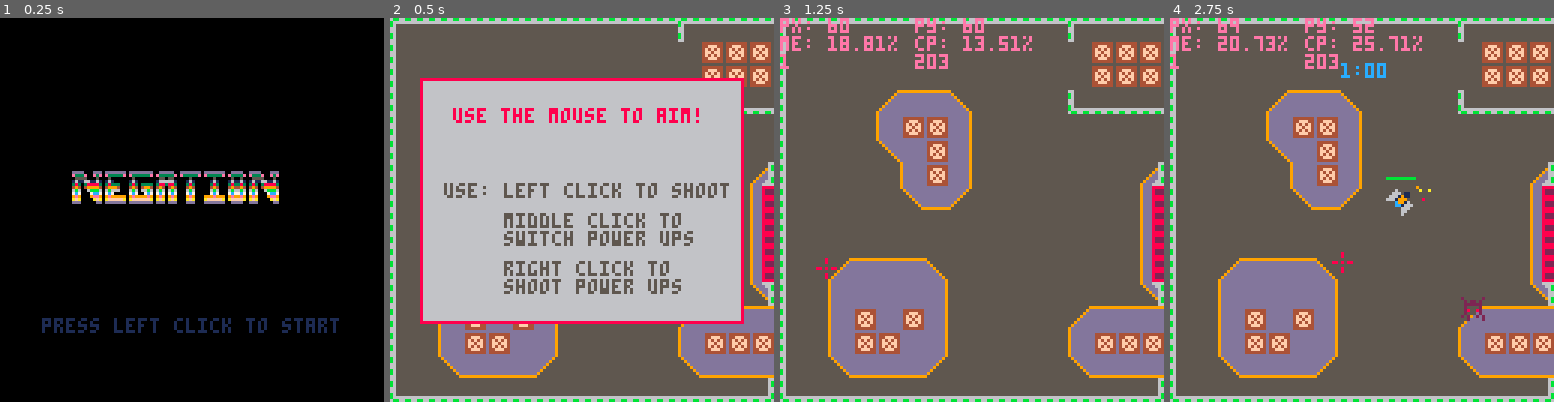
Above: before the commit, frames 1-4 (left to right).
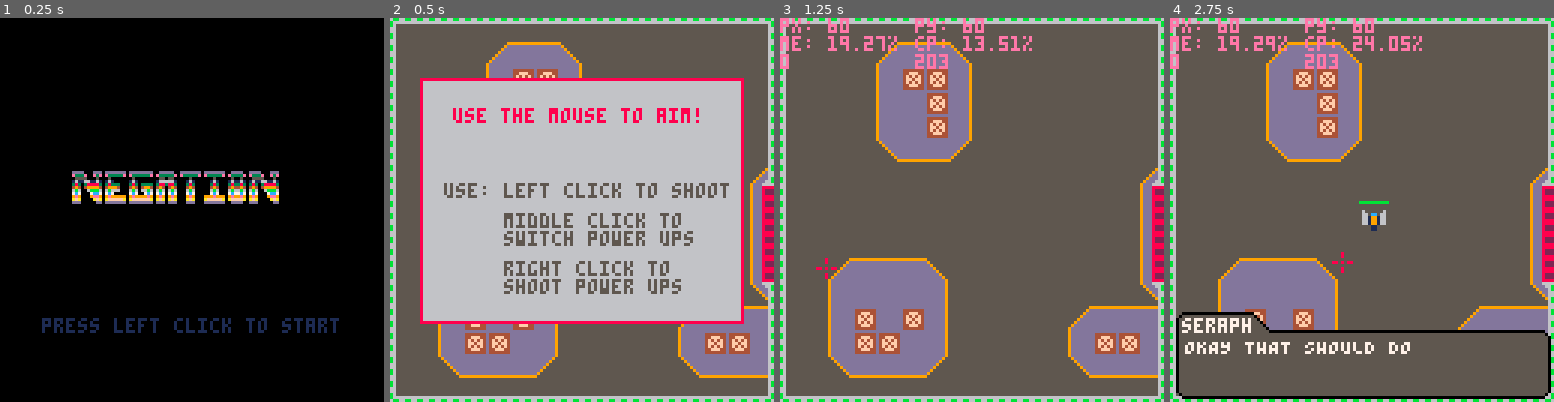
Above: after the commit, the same moments.

Repository: kbrewington/Negation
Game: PICO-8 cartridge negation.p8
Same seed, same stepped clock (60 frames per second), same inputs: the game is played once before the commit and once after it.
Inputs (mouse positions are in pixels of both pictures, inside the frame that each line leads up to):
- Up to frame 1 (0.25 s): no input
- Up to frame 2 (0.5 s): tap X (X key) at 0.33 s
- Up to frame 3 (1.25 s): click (1060, 121) at 0.67 s; tap O (Z key) at 0.7 s; tap X (X key) at 1.07 s; click (826, 267) at 1.22 s
- Up to frame 4 (2.75 s): hold Right 1.6-2.1 s; tap O (Z key) at 1.7, 2.1, 2.5 s; click (1277, 114) at 1.77 s; tap X (X key) at 1.85 s; hold Up 2.15-2.42 s; click (1342, 259) at 2.32 s; hold Right from 2.47 s (still down)

Frame 1 is identical in both runs. In frame 2, 4.7% of the frame differs, in the area x 25-100%, y 0-94%; in frame 3, 9.6%; in frame 4, 19%, in the area x 0-100%, y 0-100%.

Commit message:
Added dialog. Added 6th level. Added to be continued. Map pond smaller.

Diff:
--- a/negation.p8
+++ b/negation.p8
@@ -17,7 +17,7 @@
 player_shield = 0
 player_speed = 1
 player_angle = 0
-player_fire_rate = .75
+player_fire_rate = .1
 player_killed = 0
 player_tokens = 0
 
@@ -118,8 +118,8 @@
   if stat(1) > 1 then cpucolor = 8 end --means we're not using all 30 draws (bad)
   print("cp: " ..round(stat(1)*100, 2) .. "%", 45, 6, cpucolor)
 
-  print(""..mget((stat(32) - 3)/8 + level_x, (stat(33) - 3)/8) + level_y, 45, 12, debug_color)
-  print(level_lvl, 0, 12, debug_color)
+  print(mget((player.x + 12) / 8, (player.y + 4) / 8), 45, 12, debug_color)
+  print(fget(mget((player.x + 12) / 8, (player.y + 4) / 8)), 0, 12, debug_color)
 
   print("", 0, 18, debug_color)
   print("", 45, 18, debug_color)
@@ -135,10 +135,7 @@
   init_tele_anim(player)
   yield()
 
-  seraph.text = "ready to get to work?"
-  yield()
-
-  seraph.text = "i see a door. give me a minuteand i'll get it open."
+  seraph.text = "I SEE A DOOR. GIVE ME A MINUTEAND I'LL GET IT OPEN."
   yield()
 
   fill_enemy_table(1, 65)
@@ -147,17 +144,15 @@
 
   kill_all_enemies(true)
   wait.timer = false
-  seraph.text = "okay that should do...*static*incom-*static* b-*static*..."
-  --music(-1,300)
-  yield()
-
-  init_tele_anim(boss(60, 60, 128, 3, 40))
+  seraph.text = "OKAY THAT SHOULD DO...*static*INCOM-*static* B-*static*..."
+  yield()
+
+  init_tele_anim(boss(60, 60, 128, 1, 40))
   --music(3)
   yield()
 
   kill_all_enemies(true)
-  seraph.text = "nice work. the door should    open now."
-  music(-1,300)
+  seraph.text = "NICE WORK. THE DOOR SHOULD BE OPENED NOW."
   yield()
 
   wait.controls,level_change,open_door = true,true,true
@@ -168,19 +163,19 @@
 
   --start level 2
   wait.controls = true
-  seraph.text = "welcome to the planet heclao, suppose to be our home away   from home."
+  seraph.text = "WELCOME TO THE PLANET HECLAO, SUPPOSE TO BE OUR HOME AWAY   FROM HOME."
   add(boss_table, boss(100, 56, 139, 2, 35))
   --music(5)
   yield()
 
-  seraph.text = "unfortunately we weren't alone"
-  yield()
-
-  seraph.text = "oh, who is this little guy?   seems to be checking you out."
-  yield()
-
+  seraph.text = "UNFORTUNATELY WE WEREN'T ALONE"
+  yield()
+
+  seraph.text = "OH, WHO IS THIS LITTLE GUY?   SEEMS TO BE CHECKING YOU OUT."
+  yield()
+
+  fill_enemy_table(2, 60)
   wait.controls,spawn_time_start  = false,60
-  fill_enemy_table(2, 60)
   yield()
 
   kill_all_enemies(true)
@@ -189,9 +184,7 @@
 
   -- start level 3
   open_door = false
-  seraph.text = "so the main source of the     infestation is up here past   the desert."
-  --music(-1,300)
-  --music(6)
+  seraph.text = "SO THE MAIN SOURCE OF THE     INFESTATION IS UP HERE PAST   THE DESERT."
   yield()
 
   fill_enemy_table(3, 90)
@@ -203,16 +196,24 @@
   level_change = true
   yield()
 
+  seraph.text = "EVER SINCE THE CULT MOVED INTOTHE TEMPLE THESE CREATURES    HAVE BEEN POURING OUT OF THERE."
+  yield()
+
+  seraph.text = "I'M PRETTY CERTAIN THAT THEY  ARE TRYING TO SUMMON SOME KINDOF MONSTER."
+  yield()
+
   -- start level 4
   fill_enemy_table(4, 90)
   spawn_time_start,detect_killed_enemies = 90, true
-  music(7)
+  --music(7)
   yield()
 
   kill_all_enemies(true)
   init_tele_anim(boss(60, 60, 128, 1, 40))
   init_tele_anim(boss(60, 20, 139, 2.5, 40))
-
+  yield()
+
+  seraph.text = "ALMOST THERE, BE CAREFUL GOINGIN THE TEMPLE. NO IDEA WHAT'S IN THERE."
   yield()
 
   kill_all_enemies(true)
@@ -237,6 +238,9 @@
   spawntime_start,detect_killed_enemies = 75, true
   yield()
 
+  seraph.text = "THIS IS IT. MOMENT OF TRUTH.  I'm CERTAIN YOU WILL BE NO    PROBLEM FOR IT."
+  yield()
+
   kill_all_enemies(true)
   init_tele_anim(boss(50, 50, 169, 6, 50))
   yield()
@@ -244,8 +248,19 @@
   level_change = true
   yield()
 
-  -- start level 7 final boss
-
+  --start level 7 final boss
+  seraph.text = "YOU FOOL! DO YOU UNDERSTAND   HOW LONG IT TOOK US TO SUMMON THAT THING?"
+  yield()
+
+  seraph.text = "NO MATTER. WE'LL JUST USE YOURBODY TO SUMMON IT AGAIN."
+  yield()
+
+  seraph.text = "to be continued..."
+  yield()
+
+  player_health = 0
+
+  -- boss(50, 100, 5, 10, 50)
 end
 
 -- http://lua-users.org/wiki/simpleround
@@ -410,7 +425,7 @@
                if (b.angle%b.fire_rate == 0) shoot(b.x, b.y, i+(rev*b.angle), 141, false, true)
              end
            elseif b.level < 3 then
-             if (#enemy_spawned > 0 or #enemy_table > 0) b.level = 2.5
+             if (#enemy_spawned == 0 and #enemy_table == 0 and not wait.controls) b.level = 2.5
              if b.level==2.5 or b.shot_last ~= nil and ((time() - b.shot_last) < 2) then
                if flr(time()*50)%b.fire_rate == 0 then
                  shoot(b.x, b.y, p_ang, 141, false, true)
@@ -803,7 +818,8 @@
           add(destroyed_bosses, bos)
           player_killed += 1
           del(boss_table, bos)
-          coin.x,coin.y = bos.x,bos.y
+          if (level_lvl == 5) then coin.x, coin.y = 50, 100
+          else coin.x,coin.y = bos.x,bos.y end
           if (#boss_table == 0) coresume(game)
         end
         break
@@ -1042,7 +1058,7 @@
     if spawn_time_start - timers["spawn"] >= enemy.time then
       repeat
         enemy.x,enemy.y = flr(rnd(120)), flr(rnd(120))
-      until (distance(player, enemy) > 50 and not bump_all(enemy.x, enemy.y))
+      until (distance(player, enemy) > 50 and not bump_all(enemy.x, enemy.y) and not bump(enemy.x, enemy.y, 2) and not bump(enemy.x, enemy.y, 2))
 
       add(enemy_spawned, enemy)
       del(enemy_table, enemy)
@@ -1064,33 +1080,39 @@
     add(destroyed_enemies, e)
   end
 
-    for b in all(boss_table) do
-      del(boss_table, b)
-      add(destroyed_bosses, b)
-      coin.x = b.x - level_sx
-      coin.y = b.y - level_sy
-      b = nil
-    end
+  for b in all(boss_table) do
+    del(boss_table, b)
+    add(destroyed_bosses, b)
+    if (level_lvl == 5) then coin.x, coin.y = 100, 50
+    else coin.x,coin.y = b.x,b.y end
+    b = nil
+  end
 
   enemy_table = {}
 end
 
 function levelchange()
   local farx = 100
+  local previoussx = level_sx
 
   level_i = 3*level_lvl+1
   if (level_transition[level_i] == level_lvl+1 and (level_transition[level_i+1] - 12) * 8 < abs(level_sx - level_x * 8)) move_map = true
 
   --todo add map centering on player in the beginning
-
+  -- if (bump(player.x + 3, player.y + 4) or bump(player.x + 3, player.y + 11)) player.x = previousx
+  -- if (bump(player.x + 12, player.y + 4) or bump(player.x + 12, player.y + 11)) player.x = previousx
   if not move_map then
-    if btn(0) and abs(level_sx - ((level_lvl-1) * 128)) > level_x*8 and player.x < farx then
+    if btn(0) and abs(level_sx - level_x * 8) > level_x*8 and player.x < farx then
       level_sx += move
       if player.x < farx then player.x = farx end
+      if (bump(player.x + 3, player.y + 4, 3) or bump(player.x + 3, player.y + 11, 3)) level_sx = (previoussx%8)-2
+      if (bump(player.x + 3, player.y + 4) or bump(player.x + 3, player.y + 11)) level_sx = previoussx
     end
     if btn(1) --[[and level_sx - ((level_lvl-1) * 128) <= (level_transition[level_i+1])*8]]  and player.x > farx then
       level_sx -= move
       if player.x > farx then player.x = farx end
+
+      if (bump(player.x + 12, player.y + 4) or bump(player.x + 12, player.y + 11)) level_sx = previoussx
     end
   end
 
@@ -1271,6 +1293,7 @@
       player.x -= move
       add(moves, {player.x, player.y})
       if (bump(player.x + 3, player.y + 4) or bump(player.x + 3, player.y + 11)) player.x = previousx
+      if (bump(player.x + 3, player.y + 4, 3) or bump(player.x + 3, player.y + 11, 3)) player.x -= previousx%8
     end
 
     --========================
@@ -1280,14 +1303,15 @@
       player.x += move
       add(moves, {player.x, player.y})
       if (bump(player.x + 12, player.y + 4) or bump(player.x + 12, player.y + 11)) player.x = previousx
+      if (bump(player.x + 12, player.y + 4, 3) or bump(player.x + 12, player.y + 11, 3)) player.x += min(move, previousx%8-2)
     end
 
     --========================================================================--
     player_angle = flr(atan2(stat(32) - (player.x + 8), stat(33) - (player.y + 8)) * -360 + 90) % 360
 
-    if (player.x < 0) player.x = 0
-    if (player.y < 0) player.y = 0
-    if (player.x > 112) player.x = 112
+    if (player.x < -2) player.x = -2
+    if (player.y < -2) player.y = -2
+    if (player.x > 107) player.x = 107
     if (player.y > 112) player.y = 112
 
     if (not wait.controls or seraph.text == nil) player_shield = max(player_shield - .01,0)
@@ -1546,24 +1570,24 @@
 
 
 __gff__
-0000000000000101000000860000000000000000000000000000000000060000000000000001000000000000000000000000000000000000000000000000000000000000000000000000000000000000000000000000000000000000000000000000000000000000000000000000000000000000000000000000000000000000
-0000000000000000000000000000000000000000000000000000000000000000000000000000000000000000000001000000000000000000000000000000000000000082828282820082820000000000000000828280000101010002000000000000008200000001010101000000000000000000000000010100010100000100
+0000000000000101000000860100000000000000000000000000000000060000000000000001000000000000000000000000000000000000000000000000000000000000000000000000000000000000000000000000000000000000000000000000000000000000000000000000000000000000000000000000000000000000
+0000000000000000000000000000000000000000000000000000000000000000000000000000000000000000000001000000000000000000000000000000000000000082828282820082820000000000000000828280000100000102000000000000008200000001000100000000000000000000000000010101010100000001
 __map__
-eaefefefefefefefefefefefeaefefeffefafacbccc5dbdbdbdbdbdbdbdbdbc3dcc1dcdce0e0e1f0f0f0f0f0f0f0f0f0f0e5f0e5f5f5f5f5f5f5f5f5f5f5f5c5dbc6f5f5f5f5f5f5f5e9f31d1d1d1d1d1d1d1d1d1d1d1d1d1d1d1d3b3c3b3c3b3c3b3c3b3c3b3c3b3c3b3c1d1d1d1d1d1d1d1d1d1d1d1d1d1d1d1d0000000000
-fecbcbcbcbcbcbcbcbcbcbcbcbfafafafefafacbccc5dbdbdbdbdbdbdbdbc6dcdcdcdce0e1f0f0f0f0f1f0f0f0f0f1f0f0f0f5f5e5f5f5f6f5f5f5f5f5f5f5c5dbc6f5f6f5f5f5f5f5e9f31dc0c01d1d1df3f3f3f31d1d1dc0c01d2b2c2b2c2b2c2b2c2b2c2b2c2b2c2b2c1d1d1d1d1d1d1d1d1d1d1d1d1d1d1d2b0000000000
-fecbcbcbcbcbcbcbcbcbcbcbcbfafafafefafacbccc4dbdbdbdbdbdbdbdbc3dcdcdce0dce0e1f0f0f0f0f0f0f0f0f0f0f0e5f0f5f5f5f5f5f5f5f5f6f5f5f5c5dbc6f5f5f5f5f5f5f5e9f31dc00b1df3f3f3f3f3f3f3f31d0bc01d3b3c3b3c3b3c3b3c3b3c3b3c3b3c3b3c1d1d1d1d1d1d1d1d1d1d1d1d1d2b2c3b0000000000
-fecbcbcbcefdfdcfcbcbcbcbd9eeeeeefefacbcbccdcc5dbdbdbdbdbdbc3c1dcdcdce0e1dcdcf0f0f0f0f0f0f1f0f0f0f0f0f5f5f5f5f5f5f5f5f5f5f5f5f5c5dbc6f5f5f5f5f5f5f5e9f31d0b1df32b2c2b2c2b2c2b2cf31d0b1d2b2c2b2c2b2c2b2c2b2c2b2c2b2c2b2c1d1dc01dc01dc01d1d1d1d2b2c3b3c2b0000000000
-fecbcbcbcdfbfbfccbcbcbcbcbcbcbcbfecbcbcbccdcc4cacacacacac3dcdcdcc1dcdce0dce0e1f0f0f1f0f0f0f0f0f0f0f0e5f5f5f6f5f5f5f5f5f5f5f5f5c5dbc6f6f5f5f5f5f5f5e9f3f3f3f3f33b3c3b3c3b3c3b3cf3f3f3c0c03c3b3c3b3c3b3c3b3c3b3c3b3c3bc0f3f3f3f3f3f3f3f3f32b2c3b3c2b2c3b0000000000
-fecbcbcbdeddfbfccbcbcbcbcbcbcbcbfecbcbcbccdcdcc1dcdcdcdcdcdcdcdcdcdcdcdce0e1f0f0f0f0f0f0f0f0f2f2f2f0f5f5f5f5f5f5f5f6f5f5f5f6f5c5dbc6f5f5f5f5f5d3f3c0c02b2c2b2c2b2cc0f3f3c02b2c2b2c2b2cf3f32b2c2b2cc0c0c0c02b2c2b2cf3f3f32b2c2b2c2b2c2b2c3b3c2b2c3b3c2b0000000000
-fecbcbcbcbcdfbfccbcbcbcbcbcbcbf8d7cbcbcbccdcdcdcdcdcc1dcdcdcc1dcdcdcc1e0e1f0f0f0f0f0f0f0f0f2f2f2f2f2f2d0d0d0d0d0d0d0d0d0d0d6f5c7dbdbd4f5f5f5d3f3f3c0f33b3c3b3c3b3cf30b0bf33b3c3b3c3b3cf3f33b3c3b3cc0292ac03b3c3b3cf3f3f33b3c3b3c3b3c3b3c2b2c3b3c2b2c3b0000000000
-fecbcbcbcbdeeddfcbcbcbcbcbcbcbebeccbcbcbccdcdcdcdcdcdcdcdcdcdcdcdcd0d0d0f2d0d0f0f0f1f0f0d0f2f2f0f0f2d0d0d0d0d0d0d0d0d0d0d0e6f5f5c5dbc6f5f5d3f3f3f3f3f32b2c2b2c2b2cf31d1df32b2c2b2c2b2cf3f32b2c2b2cc0393ac02b2c2b2cf3f3f32b2c2b2c2b2c2b2c3b3c2b2c3b3c2b0000000000
+eaefefefefefefefefefefefefefefd8fefafacbccdcdcdcc5dbdbdbdbdbc6dcdcc1dcdce0e0e1f0f0f0f0f0f0f0f0f0f0e5f0e5f5f5f5f5f5f5f5f5f5f5f5c5dbc6f5f5f5f5f5f5f5e9f31d1d1d1d1d1d1d1d1d1d1d1d1d1d1d1d3b3c3b3c3b3c3b3c3b3c3b3c3b3c3b3c1d1d1d1d1d1d1d1d1d1d1d1d1d1d1d1d0000000000
+fecbcbcbcefdfdcfcbcbcbcbcbcbcbfffefafacbccdcdcdcc7dbdbdbdbdbc9dcdcdcdce0e1f0f0f0f0f1f0f0f0f0f1f0f0f0f5f5e5f5f5f6f5f5f5f5f5f5f5c5dbc6f5f6f5f5f5f5f5e9f31dc0c01d1d1df3f3f3f31d1d1dc0c01d2b2c2b2c2b2c2b2c2b2c2b2c2b2c2b2c1d1d1d1d1d1d1d1d1d1d1d1d1d1d1d2b0000000000
+fecbcbcbcdfbfbfccbcbcbcbcbcbcbfffefafacbccdcdcdcdcc7cacacac9dcdcdcdce0dce0e1f0f0f0f0f0f0f0f0f0f0f0e5f0f5f5f5f5f5f5f5f5f6f5f5f5c5dbc6f5f5f5f5f5f5f5e9f31dc00b1df3f3f3f3f3f3f3f31d0bc01d3b3c3b3c3b3c3b3c3b3c3b3c3b3c3b3c1d1d1d1d1d1d1d1d1d1d1d1d1d2b2c3b0000000000
+fecbcbcbcdddfbfccbcbcbcbcbcbcbfffefacbcbccdcdcdcdcdcdcdcdcdcc1dcdcdce0e1dcdcf0f0f0f0f0f0f1f0f0f0f0f0f5f5f5f5f5f5f5f5f5f5f5f5f5c5dbc6f5f5f5f5f5f5f5e9f31d0b1df32b2c2b2c2b2c2b2cf31d0b1d2b2c2b2c2b2c2b2c2b2c2b2c2b2c2b2c1d1dc01dc01dc01d1d1d1d2b2c3b3c2b0000000000
+fecbcbcbcdddfbfccbcbcbcbcbcbcbfffecbcbcbccdcdcdcdcdcdcdcdcdcdcdcc1dcdce0dce0e1f0f0f1f0f0f0f0f0f0f0f0e5f5f5f6f5f5f5f5f5f5f5f5f5c5dbc6f6f5f5f5f5f5f5e9f3f3f3f3f33b3c3b3c3b3c3b3cf3f3f3c0c03c3b3c3b3c3b3c3b3c3b3c3b3c3bc0f3f3f3f3f3f3f3f3f32b2c3b3c2b2c3b0000000000
+fecbcbcbdeededdfcbcbcbcbcbcbcbfffecbcbcbccdcdcc1dcdcdcdcdcdcdcdcdcdcdcdce0e1f0f0f0f0f0f0f0f0f2f2f2f0f5f5f5f5f5f5f5f6f5f5f5f6f5c5dbc6f5f5f5f5f5d3f3c0c02b2c2b2c2b2cc0f3f3c02b2c2b2c2b2cf3f32b2c2b2cc0c0c0c02b2c2b2cf3f3f32b2c2b2c2b2c2b2c3b3c2b2c3b3c2b0000000000
+fecbcbcbcbcbcbcbcbcbcbcbcbcbcbf8d7cbcbcbccdcdcdcdcdcc1dcdcdcc1dcdcdcc1e0e1f0f0f0f0f0f0f0f0f2f2f2f2f2f2d0d0d0d0d0d0d0d0d0d0d6f5c7dbdbd4f5f5f5d3f3f3c0f33b3c3b3c3b3cf30b0bf33b3c3b3c3b3cf3f33b3c3b3cc0292ac03b3c3b3cf3f3f33b3c3b3c3b3c3b3c2b2c3b3c2b2c3b0000000000
+fecbcbcbcbcbcbcbcbcbcbcbcbcbcbebeccbcbcbccdcdcdcdcdcdcdcdcdcdcdcdcd0d0d0f2d0d0f0f0f1f0f0d0f2f2f0f0f2d0d0d0d0d0d0d0d0d0d0d0e6f5f5c5dbc6f5f5d3f3f3f3f3f32b2c2b2c2b2cf31d1df32b2c2b2c2b2cf3f32b2c2b2cc0393ac02b2c2b2cf3f3f32b2c2b2c2b2c2b2c3b3c2b2c3b3c2b0000000000
 fecbcbcbcbcbcbcbcbcbcbcbcbcbcbebeccbcbcbd0d0d0c1dcdcdcdcc1d0d0d0f2d0f2d0d0f2d0d0d0f2d0d0f2d0f0f0f0f0f0e5f5f5f5f5f5f5f5f5f5f5f6f5c5dbc6f5f5e3f4f3f3f3f33b3c3b3c3b3cf31d1df33b3c3b3c3b3cf3f33b3c3b3cc0c0c0c03b3c3b3cf3f3f33b3c3b3c3b3c3b3c2b2c3b3c2b2c3b0000000000
 fecbcbcbcbcbcbcbcbcbcbcbcbcbcbebeccbcbcbd0d0d0d0d0d0dcd0d0d0d0d0d0dce0e1e1f0d0f2f2d0f2d0f0f0f0f0f0e5f5f5f5f5f5f5f5f5f5f5f5f5f5f5c5dbc6f5f5f5e3f4f3c0f32b2c2b2c2b2cc0f3f3c02b2c2b2c2b2cf3f32b2c2b2c2b2c2b2c2b2c2b2cf3f3f32b2c2b2c2b2c2b2c3b3c2b2c3b3c2b0000000000
 fecbcefdfdfdcfcbcbcbcbcbcbcbcbebeccbcbcbccdcd0d0d0d0d0d0d0dcdcdcdcdcdce0e0f0f0f0f0f0f0f0f0f0f0f0f0f0e5f5f5f5f5f5f5f5f5f5f5f5f5f5c5dbc6f5f5f5f5e3e4c8c03b3c3b3c3b3c2b2c2b2c3b3c3b3c3b3cf3f33b3c3b3c3b3c3b3c3b3c3b3cf3f3f33b3c3b3c3b3c3b3c2b2c3b3c2b2c3b0000000000
 fecbcdddddddfccbcbcbcbcbcbcbcbf7e7cbcbcbccdcc1dcdcdcdcdcdcdcdcc1dcdce0e1f0f0e1f0f0f0f1f0f0f1f0f0f0e5f0f5f5f5f5f5f5f5f5f5f5f5f5f5c5dbc6f5f5f5f5f5f5e9f3f3f3f3f32b2c3b3c3b3c2b2cf3f3f3c0c02c2b2c2b2c2b2c2b2c2b2c2b2c2bc0f3f3f3f3f3f3f3f3f33b3c2b2c3b3c2b0000000000
-fecbcdfbddfbfccbcbcbcbcbcefdfdfdfecbcbcbccdcdcdcdcdcdcdcc1dcdcdcdcdcc1e0e1f0f0f0f0f0f0f0f0f0f0f0f0f0f5f5f5f5f6f5f5f6f5f5f5f5f5f5c5dbc6f5f5f5f5f5f5e9f30b0b0bf33b3c2b2c2b2c3b3cf30b0b0b3b3c3b3c3b3c3b3c3b3c3b3c3b3c3b3c0b0bc00bc00bc00b0b0b0b3b3c2b2c3b0000000000
-fecbcdfbfbddfccbcbcbcbcbcdfbfbfbfefacbcbccdcdcdcc1dcdcdcdcdcdcdcdcdce0dce1f0f0f0f0f1f0f0f0f0f0f0f0e5f5e5f5f5f5f5f5f5f5f5f5f5f5f5c5dbc6f5f5f5f5f5f5e9f31dc01d0bf3f33b3c3b3cf3f30b1dc01d2b2c2b2c2b2c2b2c2b2c2b2c2b2c2b2c1d1d0b1d0b1d0b1d1d1d1d0b0b3b3c2b0000000000
-fecbdeedededdfcbcbcbcbcbdeedededfefafacbccdcc1dcdcdcdcdcdcdcc1dcdcdce0e1f0f0e1f0f0f0f0f0f0f1f0f0f0f0e5f5f5f5f5f5f5f5f5f6f5f5f6f5c5dbc6f5f5f5f5f5f5e9f31dc0c01d0b0bf3f3f3f30b0b1dc0c01d3b3c3b3c3b3c3b3c3b3c3b3c3b3c3b3c1d1d1d1d1d1d1d1d1d1d1d1d1d0b0b3b0000000000
+fecbcdfbddfbfccbcbcbcbcbcefdfddafecbcbcbccdcdcdcdcdcdcdcc1dcdcdcdcdcc1e0e1f0f0f0f0f0f0f0f0f0f0f0f0f0f5f5f5f5f6f5f5f6f5f5f5f5f5f5c5dbc6f5f5f5f5f5f5e9f30b0b0bf33b3c2b2c2b2c3b3cf30b0b0b3b3c3b3c3b3c3b3c3b3c3b3c3b3c3b3c0b0bc00bc00bc00b0b0b0b3b3c2b2c3b0000000000
+fecbcdfbfbddfccbcbcbcbcbcdfbfb0cfefacbcbccdcdcdcc1dcdcdcdcdcdcdcdcdce0dce1f0f0f0f0f1f0f0f0f0f0f0f0e5f5e5f5f5f5f5f5f5f5f5f5f5f5f5c5dbc6f5f5f5f5f5f5e9f31dc01d0bf3f33b3c3b3cf3f30b1dc01d2b2c2b2c2b2c2b2c2b2c2b2c2b2c2b2c1d1d0b1d0b1d0b1d1d1d1d0b0b3b3c2b0000000000
+fecbdeedededdfcbcbcbcbcbdeededf9fefafacbccdcc1dcdcdcdcdcdcdcc1dcdcdce0e1f0f0e1f0f0f0f0f0f0f1f0f0f0f0e5f5f5f5f5f5f5f5f5f6f5f5f6f5c5dbc6f5f5f5f5f5f5e9f31dc0c01d0b0bf3f3f3f30b0b1dc0c01d3b3c3b3c3b3c3b3c3b3c3b3c3b3c3b3c1d1d1d1d1d1d1d1d1d1d1d1d1d0b0b3b0000000000
 d9eeeeeeeeeeeeeeeeeeeeeeeeeeeee8fefafafaccdcdcdcdcdcdcdcc1dcdcdcdce0e0e1f0e1f0f0f0f0f1f0f0f0f0f0f0e5f5e5f5f5f5f6f5f5f5f5f5f5f5f5c5dbc6f5f5f5f5f5f5e9e41d0b0b1d1d1d0b0b0b0b1d1d1d0b0b1d2b2c2b2c2b2c2b2c2b2c2b2c2b2c2b2c1d1d1d1d1d1d1d1d1d1d1d1d1d1d1d0b0000000000
 00000000000000000000000000000000000000000000000000000000000000000000000000000000000000000000000000000000000000005c5c5c5c5c5c5c5c00000000000000000000000000000000000000000000000000000000000000000000000000000000000000000000000000000000000000000000000000000000
 0000000000000000000000000000000000000000000000000000000000000000000000000000000000000000000000000000000000000000000000005c5c5c0000000000000000000000000000000000000000000000000000000000000000000000000000000000000000000000000000000000000000000000000000000000
Not shown, changed: 24 lines of the sprite sheet (__gfx__) section of negation.p8
